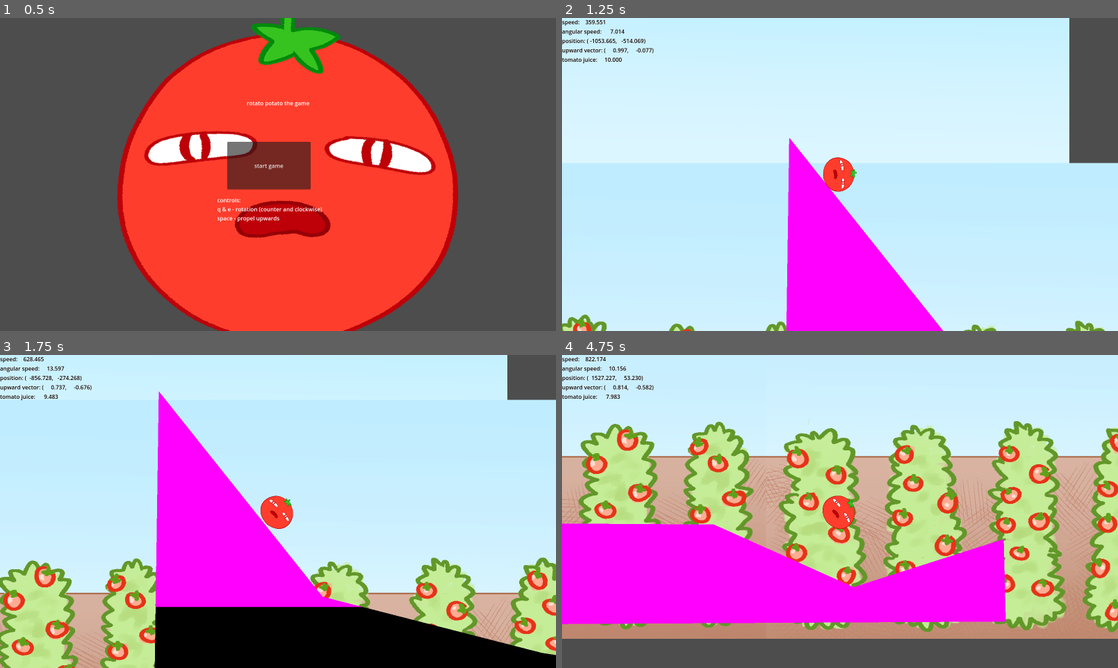
Above: before the commit, frames 1-4 (two rows, left to right).
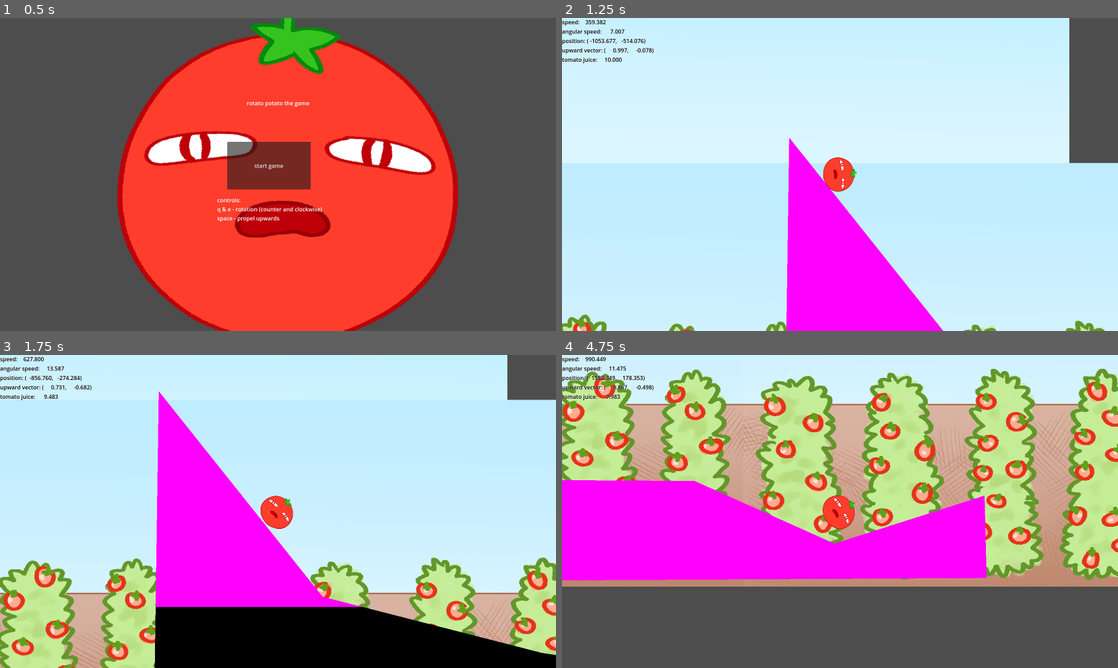
Above: after the commit, the same moments.

Repository: DazyLude/DokiJam2025
Game: Godot game, scene res://scenes/menu.tscn
Same seed, same stepped clock (60 frames per second), same inputs: the game is played once before the commit and once after it.
Inputs (mouse positions are in pixels of both pictures, inside the frame that each line leads up to):
- Up to frame 1 (0.5 s): no input
- Up to frame 2 (1.25 s): click "start game" at 0.5 s
- Up to frame 3 (1.75 s): tap Enter at 1.25 s; move the mouse to (400, 495) at 1.27 s; hold Space (fly) from 1.28 s (still down); click (400, 495) at 1.42 s; tap Q (roll_ccw) at 1.55 s
- Up to frame 4 (4.75 s): release Space (fly) at 2 s; drag from (728, 527) to (812, 574) at 2.02 s; move the mouse to (895, 442) at 2.77 s; hold E (roll_cw) 2.78-3.5 s; click (895, 442) at 2.92 s; tap Space (fly) at 3.05 s; drag from (812, 574) to (673, 464) at 3.52 s; move the mouse to (1006, 558) at 4.27 s; hold Q (roll_ccw) from 4.28 s (still down); click (1006, 558) at 4.42 s; tap E (roll_cw) at 4.55 s

Frame 1 is identical in both runs. In frame 2, less than 0.1% of the frame differs, in the area x 6-66%, y 0-94%; in frame 3, less than 0.1%; in frame 4, 65%, in the area x 0-100%, y 0-91%.

Commit message:
gameover screen

Diff:
--- a/scenes/game.gd
+++ b/scenes/game.gd
@@ -3,13 +3,20 @@
 
 # this script should handle background switcheroos and terrain generation based on the players coordinate
 # for terrain generation, I think about doing it in chunks using a smooth-ish height(x) function and a samplerate
-
-
-# yes, I've attached HUD to the skybox and set it's z index to 1.
-# yes, this is stupid
+@onready var ui_layer = $UILayer;
 @onready var hud = $UILayer/HUD;
 @onready var player = $Player;
+var gameover_scene = preload("res://scenes/gameover.tscn");
+var is_gameover : bool = false;
 
 
 func _ready() -> void:
+	# since hud displays player properties, such as speed and position, we need to pass a reference
 	hud.player = player;
+
+
+func _process(delta: float) -> void:
+	if GameState.juice <= 0.0 and player.is_stationary() and not is_gameover:
+		is_gameover = true;
+		# gameover screen -> shop screen -> restart
+		ui_layer.add_child(gameover_scene.instantiate());
--- /dev/null
+++ b/scenes/gameover.gd
@@ -0,0 +1,19 @@
+extends Control
+
+
+func _ready() -> void:
+	get_tree().paused = true;
+
+	$Restart.pressed.connect(on_restart)
+	$Upgrades.pressed.connect(on_enter_shop)
+
+
+func on_restart() -> void:
+	get_tree().paused = false;
+
+	GameState.restart();
+	get_tree().change_scene_to_file("res://scenes/game.tscn");
+
+
+func on_enter_shop() -> void:
+	$Upgrades.text = "404 shop not found"
--- /dev/null
+++ b/scenes/gameover.tscn
@@ -0,0 +1,37 @@
+[gd_scene load_steps=2 format=3 uid="uid://ct1qkka6lngc5"]
+
+[ext_resource type="Script" uid="uid://cxkk1xsb2iq1q" path="res://scenes/gameover.gd" id="1_ncp31"]
+
+[node name="Gameover" type="Control"]
+process_mode = 3
+layout_mode = 3
+anchors_preset = 15
+anchor_right = 1.0
+anchor_bottom = 1.0
+grow_horizontal = 2
+grow_vertical = 2
+script = ExtResource("1_ncp31")
+
+[node name="Label" type="Label" parent="."]
+layout_mode = 0
+offset_left = 783.0
+offset_top = 297.0
+offset_right = 865.0
+offset_bottom = 320.0
+text = "game over"
+
+[node name="Restart" type="Button" parent="."]
+layout_mode = 0
+offset_left = 600.0
+offset_top = 474.0
+offset_right = 681.0
+offset_bottom = 505.0
+text = "try agane"
+
+[node name="Upgrades" type="Button" parent="."]
+layout_mode = 0
+offset_left = 930.0
+offset_top = 474.0
+offset_right = 1044.0
+offset_bottom = 505.0
+text = "buy upgrades"
--- a/scenes/player/player.gd
+++ b/scenes/player/player.gd
@@ -9,7 +9,6 @@
 
 
 func _physics_process(delta: float) -> void:
-	var torque : float = 0.0;
 	if Input.is_action_pressed(&"roll_cw"):
 		try_rotate(ROT_ACCEL * inertia, delta);
 	elif Input.is_action_pressed(&"roll_ccw"):
@@ -31,8 +30,10 @@
 		GameState.juice = 0.0;
 
 
+# tries to spend stamina
+# if stamina is less than delta, reduces applied force by a fraction
 func try_propel_upward(delta: float) -> void:
-	# why does this work when the unit vector is inverted? Am I an idiot?
+	#  Vector2(0, -1) is an upward looking unit vector. Because Y-Axis looks downwards.
 	var upward_unit_vector := Vector2(0, -1).rotated(self.rotation);
 	var upward_force := upward_unit_vector * FLY_ACCEL * mass;
 
--- a/scenes/player/player.tscn
+++ b/scenes/player/player.tscn
@@ -19,7 +19,7 @@
 linear_damp_mode = 1
 linear_damp = 0.005
 angular_damp_mode = 1
-angular_damp = 0.005
+angular_damp = 0.015
 script = ExtResource("1_dovo2")
 
 [node name="Sprite2D" type="Sprite2D" parent="."]
Not shown, added: scenes/gameover.gd.uid
